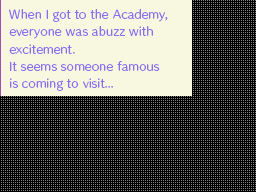
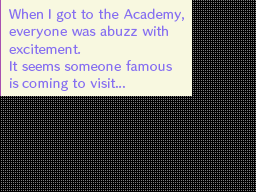
Revision of a layered 256 × 192 image; what changed, layer by layer:
painted on "When I got to the Academy, everyone was abuzz with excitement." over left=9, top=8, right=184, bottom=91
